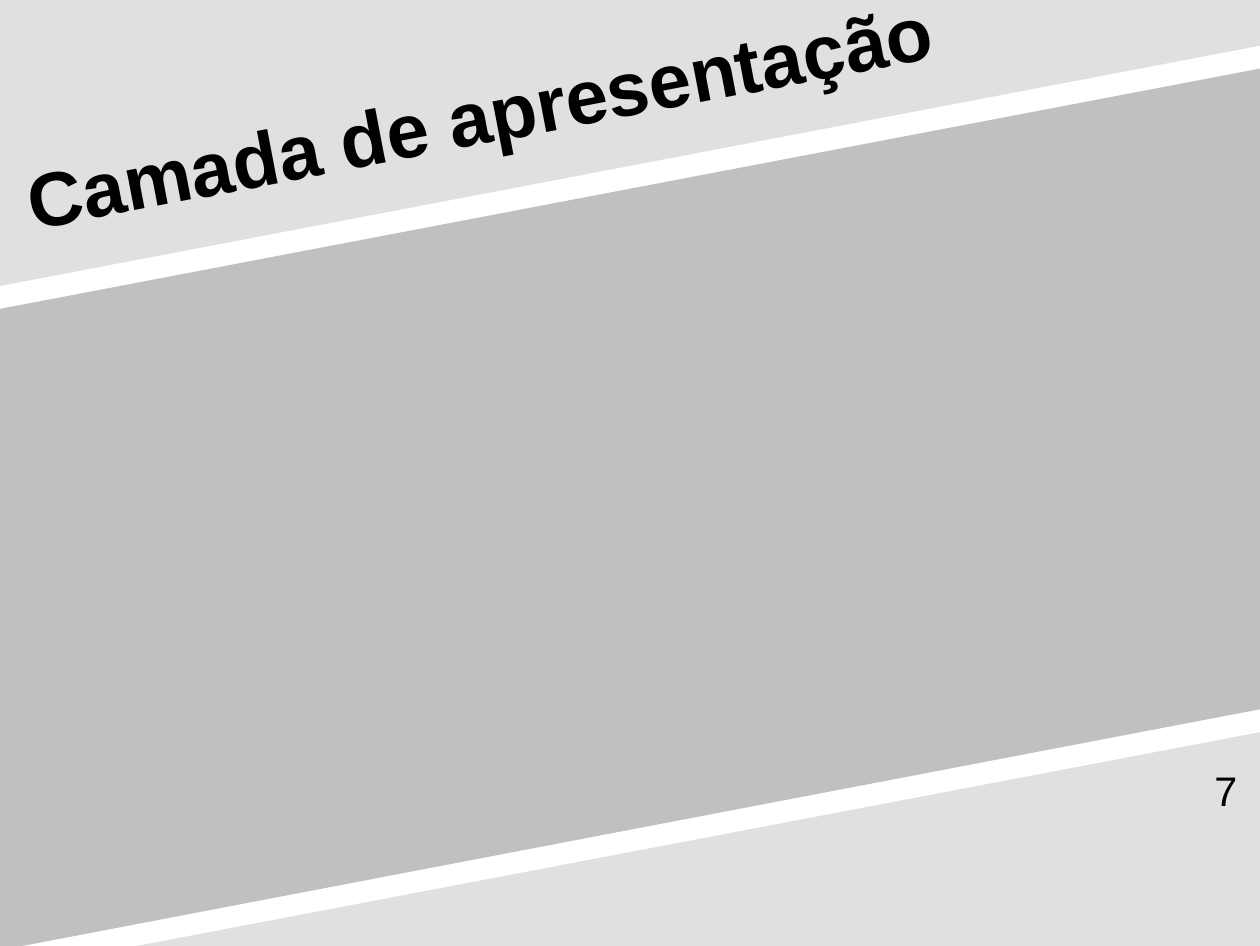
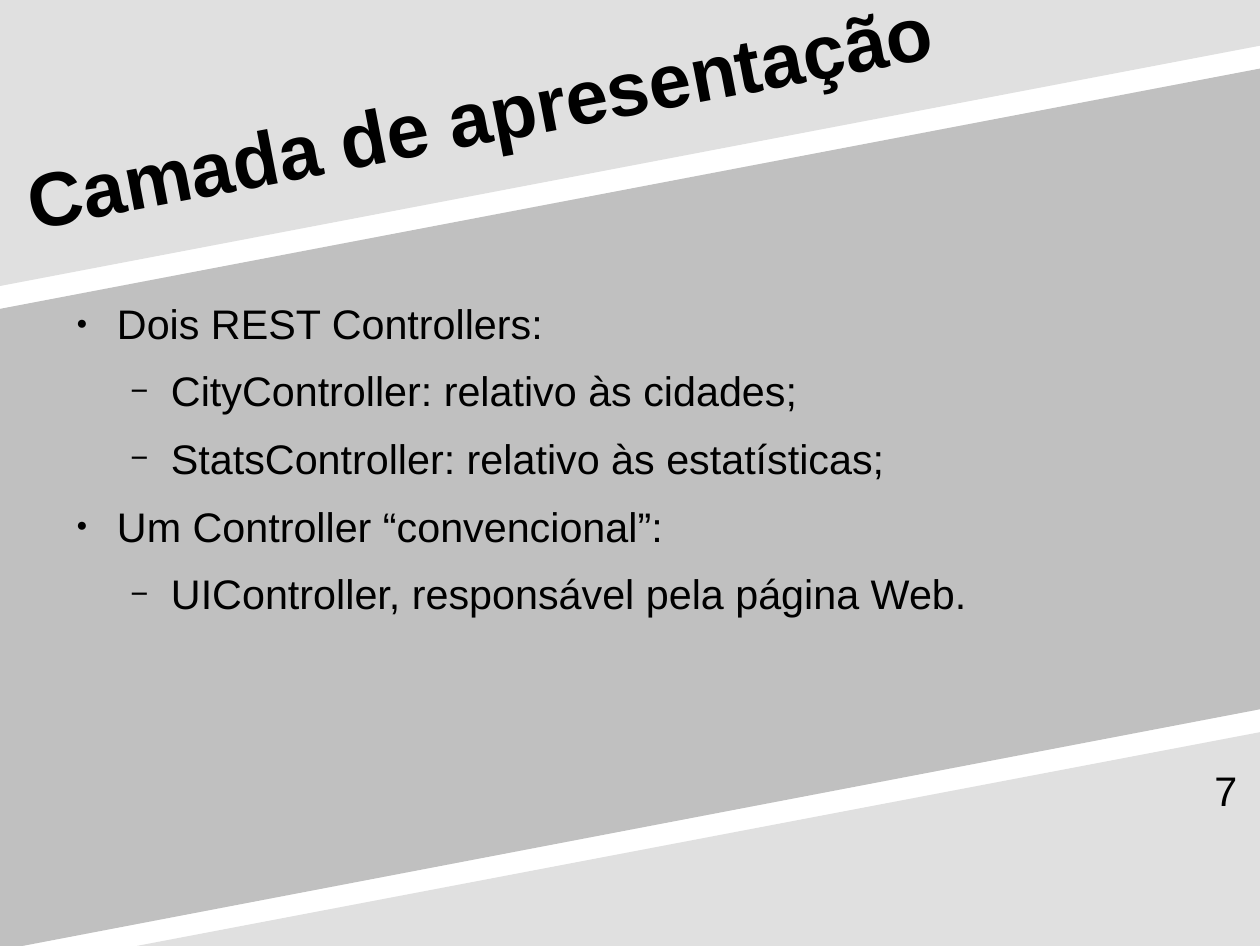
Before and after one commit to detiuaveiro/ies-project, a slide deck: slide 7 of Apresentação.odp. Drawn at 1260x946 pixels with LibreOffice and Linux fonts; fonts in the diff are those of the drawing. Boxes give left, top, right and bottom in pixels: in the first picture for what was removed or moved away, otherwise in the second. Text is boxed around its words. In the diff, an @@ line names an element or a change of style, - is before the commit and + after.

```diff
--- a/Apresentação.odp
+++ b/Apresentação.odp
@@ text added at bbox=[117, 309, 967, 617], 26 pt, text #000000 @@
+● Dois REST Controllers:
+  − CityController: relativo às cidades;
+  − StatsController: relativo às estatísticas;
+● Um Controller “convencional”:
+  − UIController, responsável pela página Web.
```
Also in this commit, not shown: 4 other slides changed, 4 slides added, 4 slides removed, 14 other files.
